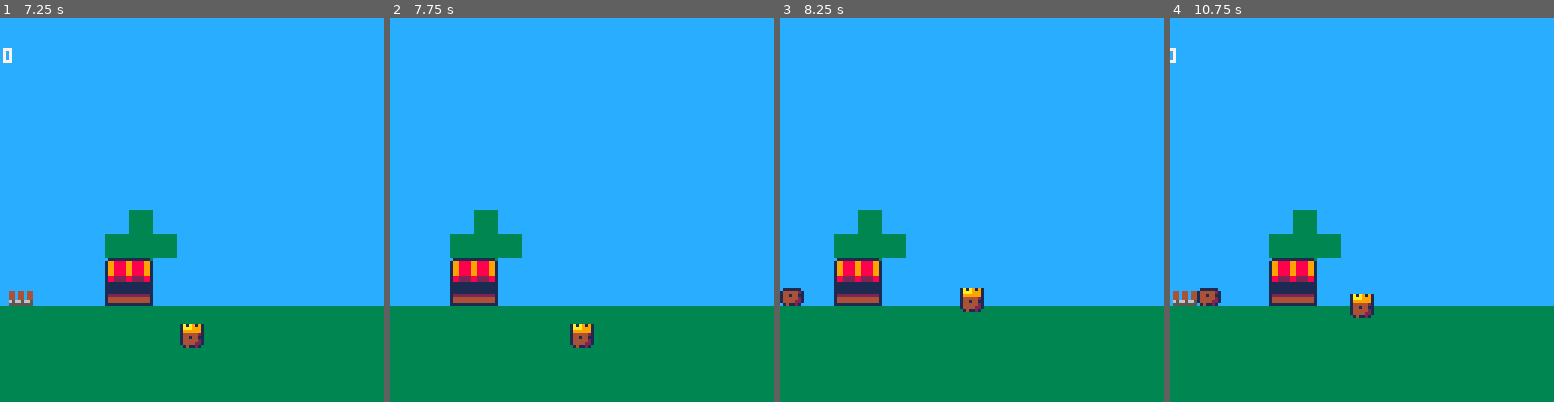
Above: before the commit, frames 1-4 (left to right).
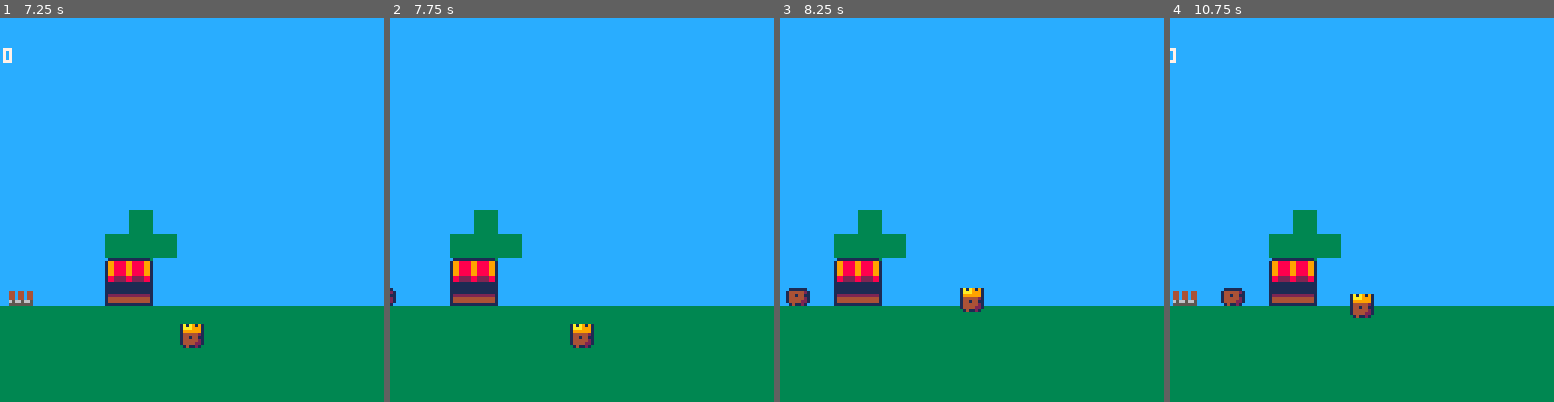
Above: after the commit, the same moments.

Repository: shen-sat/kingdom
Game: PICO-8 cartridge kingdom.p8
Two runs of this game, one before a commit and one after it. Both use one fixed random seed, a clock stepped at 60 frames per second and the inputs below.
Inputs:
- Up to frame 1 (7.25 s): tap O (Z key) at 0.33, 0.7, 1.43, 2.22, 3.1, 3.98, 4.87, 5.75, 6.63 s; tap X (X key) at 1.07, 2.07, 2.4, 2.73, 3.07, 3.4, 3.73, 4.07, 4.4, 4.73, 5.07, 5.4, 5.73, 6.07, 6.4, 6.73, 7.07 s; hold Left 1.97-2.37 s; hold Down 2.42-2.82 s; hold Right 2.87-3.53 s; hold Up 3.58-4.08 s; hold Right 4.13-4.53 s; hold Down 4.58-5.08 s; hold Left 5.13-5.8 s; hold Up 5.85-6.18 s; hold Left 6.23-6.63 s; hold Down 6.68-7.08 s; hold Right from 7.13 s (still down)
- Up to frame 2 (7.75 s): keep holding Right; tap X (X key) at 7.4, 7.73 s; tap O (Z key) at 7.52 s
- Up to frame 3 (8.25 s): release Right at 7.8 s; hold Up from 7.85 s (still down); tap X (X key) at 8.07 s
- Up to frame 4 (10.75 s): release Up at 8.35 s; hold Right 8.4-8.8 s; tap X (X key) every 0.33 s from 8.4 to 10.73 s; tap O (Z key) at 8.4, 9.28, 10.17 s; hold Down 8.85-9.35 s; hold Left 9.4-10.07 s; hold Up 10.12-10.45 s; hold Left from 10.5 s (still down)

Frame 1 is identical in both runs. In frame 2, less than 0.1% of the frame differs, in the area x 0-2%, y 70-75%; in frame 3, 0.3%; in frame 4, 0.5%, in the area x 7-20%, y 70-75%.

Commit message:
Create town dimension glbal variables, refactor civ movement

Diff:
--- a/kingdom.p8
+++ b/kingdom.p8
@@ -24,6 +24,10 @@
   level = 0
   civilians = {}
   counter = 0
+  town_center = 64 + 4
+  town_left_border = town_center - 48
+  town_right_border = town_center + 48
+
 
   player = {
    sprite = 0,
@@ -42,7 +46,7 @@
     self.sprite = 7
     self.is_bought = true
    end,
-   x = 64,
+   x = town_center - 4,
    y = ground_y - 8,
    width = 8,
    height = 8,
@@ -78,21 +82,22 @@
     spr(self.sprite,self.x,self.y)
    end,
    rnd_move = false,
-   dest_x = camp_fire.x,
-   destination_x = function(self)
-    local camp_fire_center = camp_fire.x + 4
-    local left_border = camp_fire_center - 48
-    local right_border = camp_fire_center + 48
-
-    if self.x > (self.dest_x - 2) and self.x < (self.dest_x + 2) then self.rnd_move = false end
-
+   destination = camp_fire,
+   choose_destination = function(self)
     if within_town(self.x) then
-     if self.rnd_move == false then
-      self.dest_x = left_border + flr(rnd(right_border - left_border))
-      self.rnd_move = true
-     end
+     self:choose_rand_dest_in_town()
     else
-     self.dest_x = camp_fire.x
+     self.destination = camp_fire
+    end
+   end,
+   choose_rand_dest_in_town = function(self)
+    if is_overlapping(self, self.destination) then self.rnd_move = false end
+    if self.rnd_move == false then
+     self.destination = {
+      x = town_left_border + flr(rnd(town_right_border - town_left_border)),
+      width = 8
+      }
+     self.rnd_move = true
     end
    end
   }
@@ -174,8 +179,8 @@
  --move civilians
  for civ in all(civilians) do
   local speed
-  civ:destination_x()
-  if (civ.x - civ.dest_x > 0) then
+  civ:choose_destination()
+  if (civ.x - civ.destination.x > 0) then
    speed = -1
   else
    speed = 1
@@ -219,10 +224,7 @@
 end
 
 function within_town(x)
- local camp_fire_center = camp_fire.x + 4
- local left_border = camp_fire_center - 48
- local right_border = camp_fire_center + 48
- return x > left_border and x < right_border
+ return x > town_left_border and x < town_right_border
 end
 
 function manage_level_changes()
